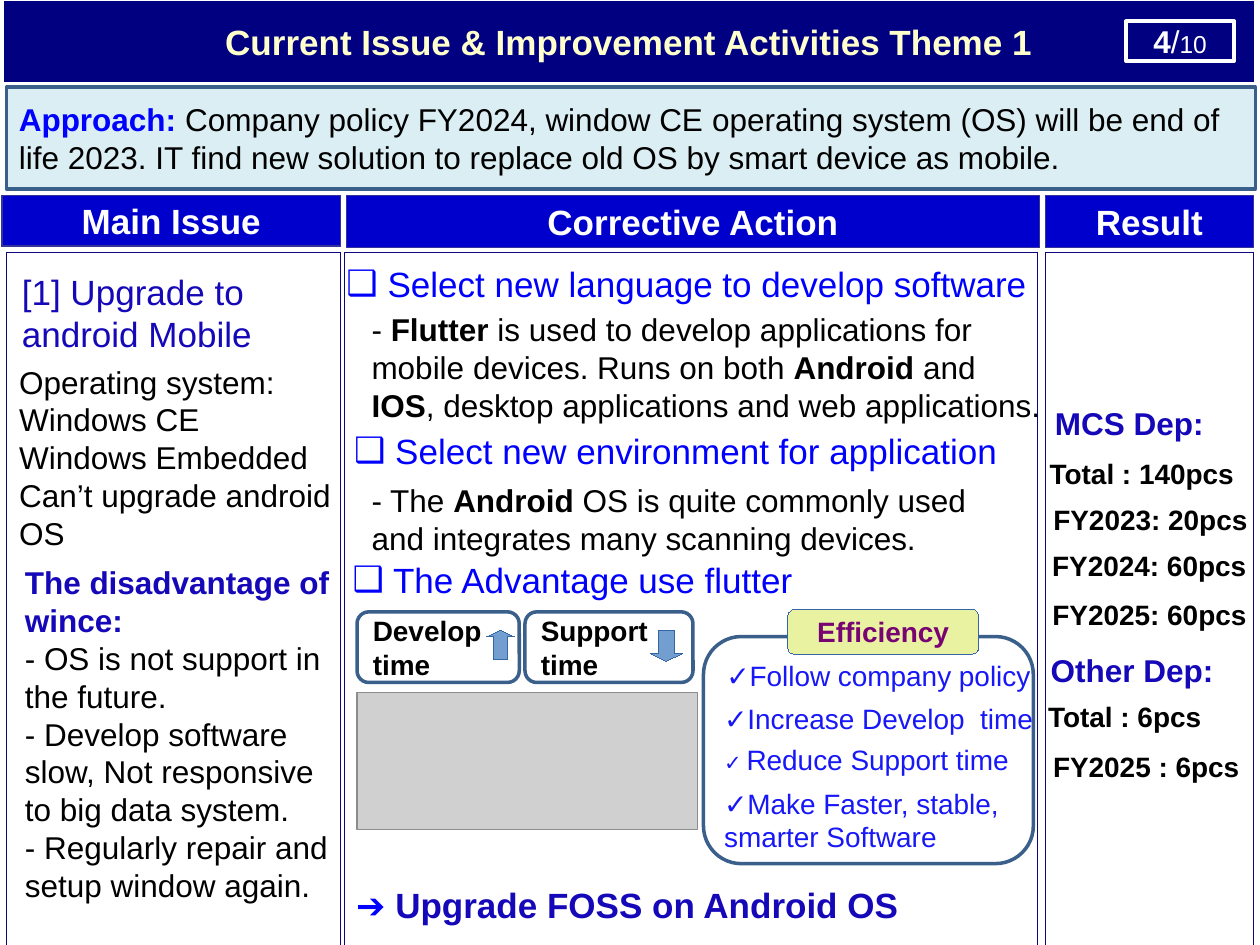
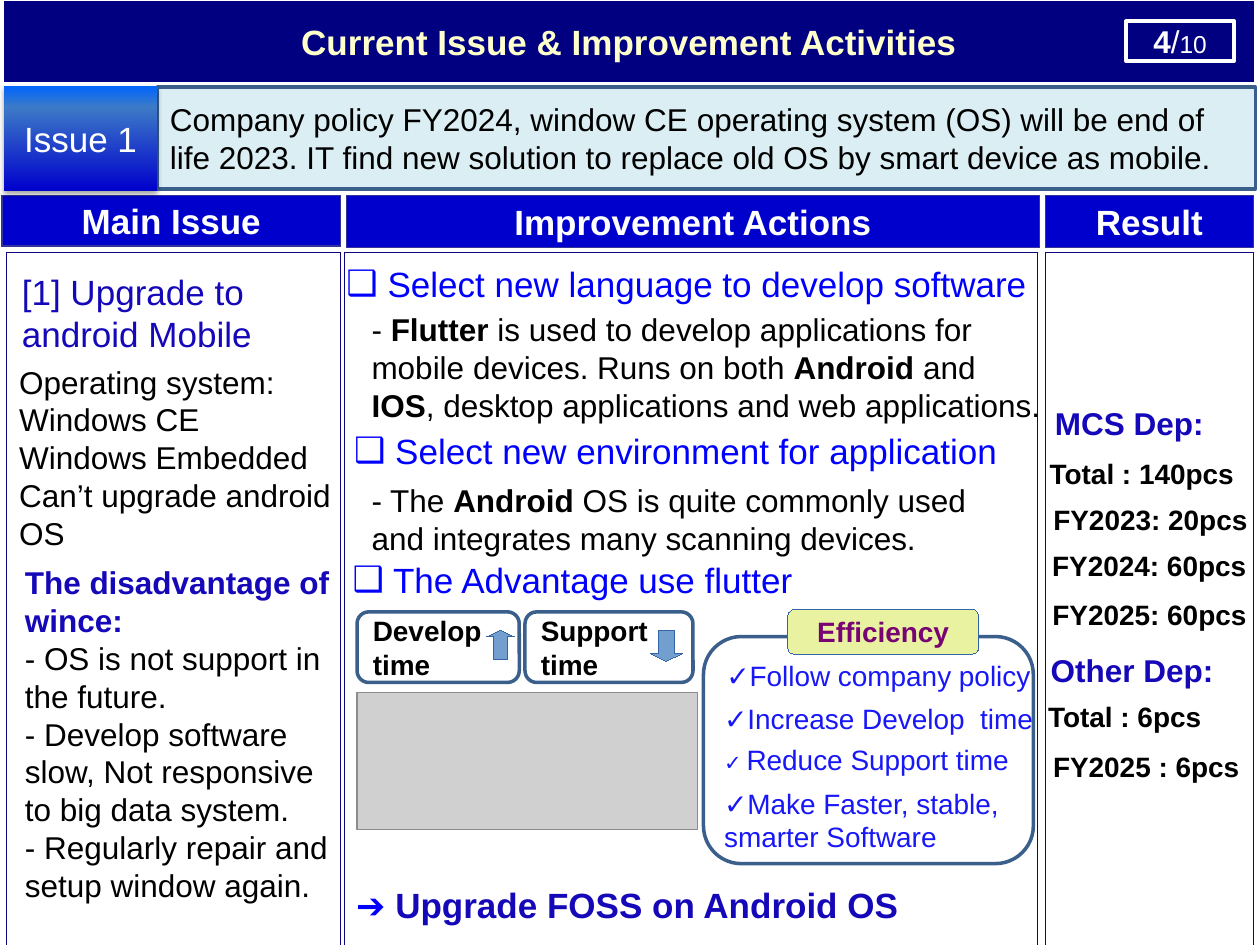
Before and after one commit to thietbicongnghevietnam/ReportPSNV, a slide deck: slide 5 of Report_test.pptx. Drawn at 1260x945 pixels with LibreOffice and Linux fonts; fonts in the diff are those of the drawing; grey boxes stand for pictures. Boxes give left, top, right and bottom in pixels: in the first picture for what was removed or moved away, otherwise in the second. Text is boxed around its words. In the diff, an @@ line names an element or a change of style, - is before the commit and + after.

```diff
--- a/Report_test.pptx
+++ b/Report_test.pptx
@@ text in rectangle at [301,29,956,62]: text changed @@
-Current Issue & Improvement Activities Theme 1
+Current Issue & Improvement Activities
@@ rectangle added at [4,86,158,190], fill gradient #0000CC to #3D7CC7 to #0066FF, 20 pt, text #FFFFFF @@
+Issue 1
@@ rectangle "Company policy FY2024, window CE ...": place and size @@
-rectangle "Company policy FY2024, window CE ..." at [6,87,1255,189]
+rectangle "Company policy FY2024, window CE ..." at [158,87,1255,189]
@@ text in rectangle at [170,108,1210,175]: text changed @@
-Approach: Company policy FY2024, window CE operating system (OS) will be end of life 2023. IT find new solution to replace old OS by smart device as mobile.
+Company policy FY2024, window CE operating system (OS) will be end of life 2023. IT find new solution to replace old OS by smart device as mobile.
@@ text in rectangle at [514,209,871,242]: text changed @@
-Corrective Action
+Improvement Actions
```
Also in this commit, not shown: 6 other slides changed, 2 slides added, 1 slide removed.
